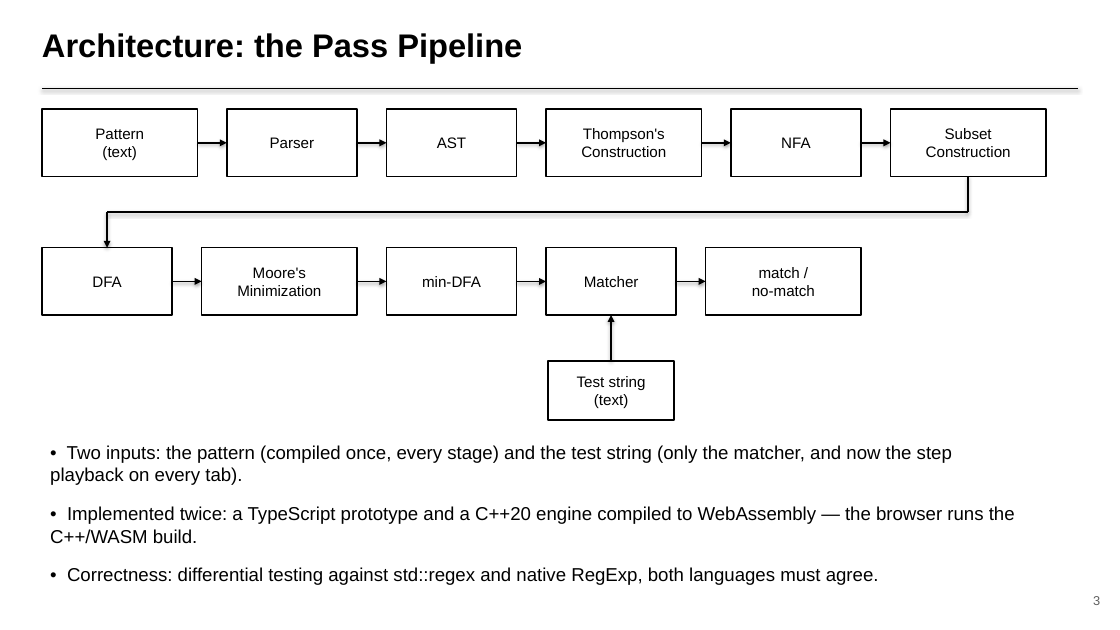
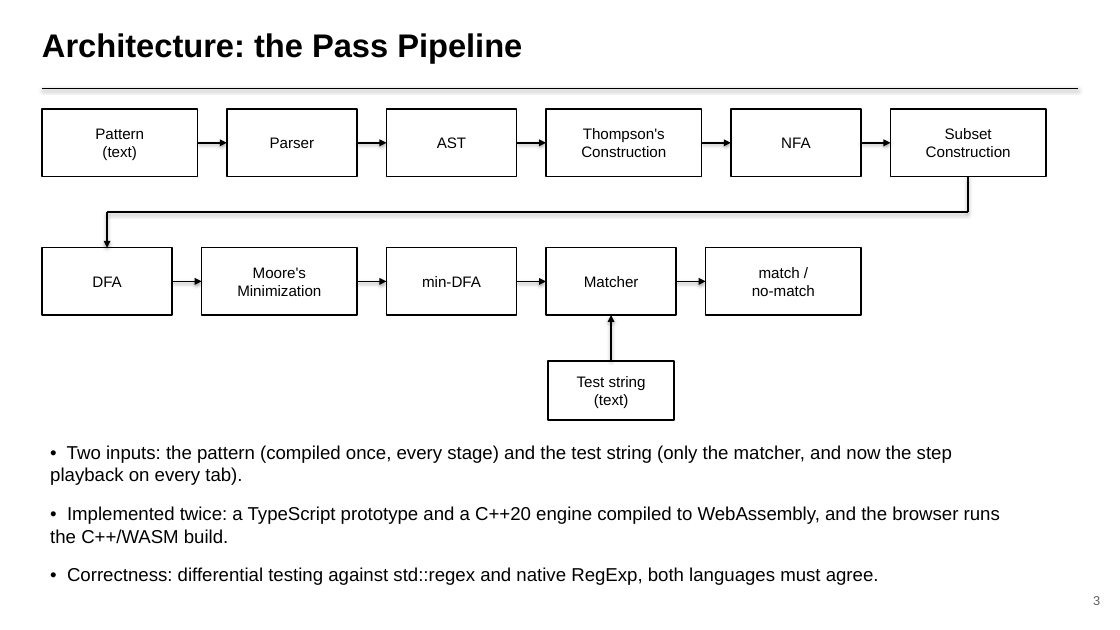
Before and after one commit to Vignesh-P-C/regexlab, a slide deck: slide 3 of docs/presentation.pptx. Drawn at 1120x630 pixels with LibreOffice and Linux fonts; fonts in the diff are those of the drawing. Boxes give left, top, right and bottom in pixels: in the first picture for what was removed or moved away, otherwise in the second. Text is boxed around its words. In the diff, an @@ line names an element or a change of style, - is before the commit and + after.

```diff
--- a/docs/presentation.pptx
+++ b/docs/presentation.pptx
@@ text at <box>50,506,1000,544</box>: text changed @@
-• Implemented twice: a TypeScript prototype and a C++20 engine compiled to WebAssembly — the browser runs the C++/WASM build.
+• Implemented twice: a TypeScript prototype and a C++20 engine compiled to WebAssembly, and the browser runs the C++/WASM build.
```
Also in this commit, not shown: 8 other slides changed, 1 other file.
